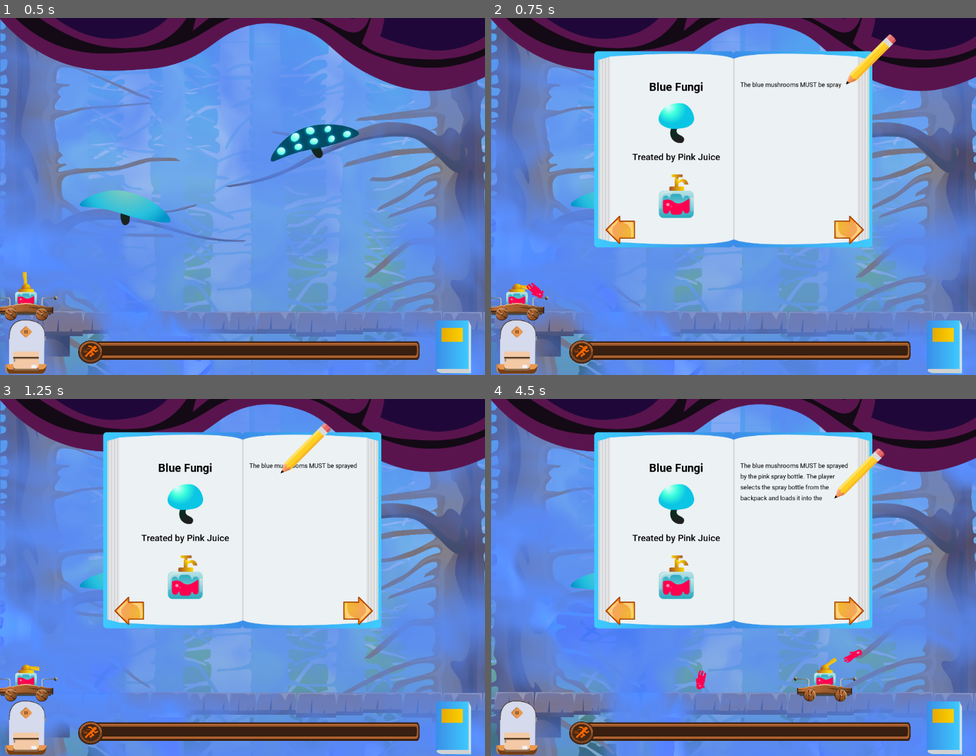
Above: before the commit, frames 1-4 (two rows, left to right).
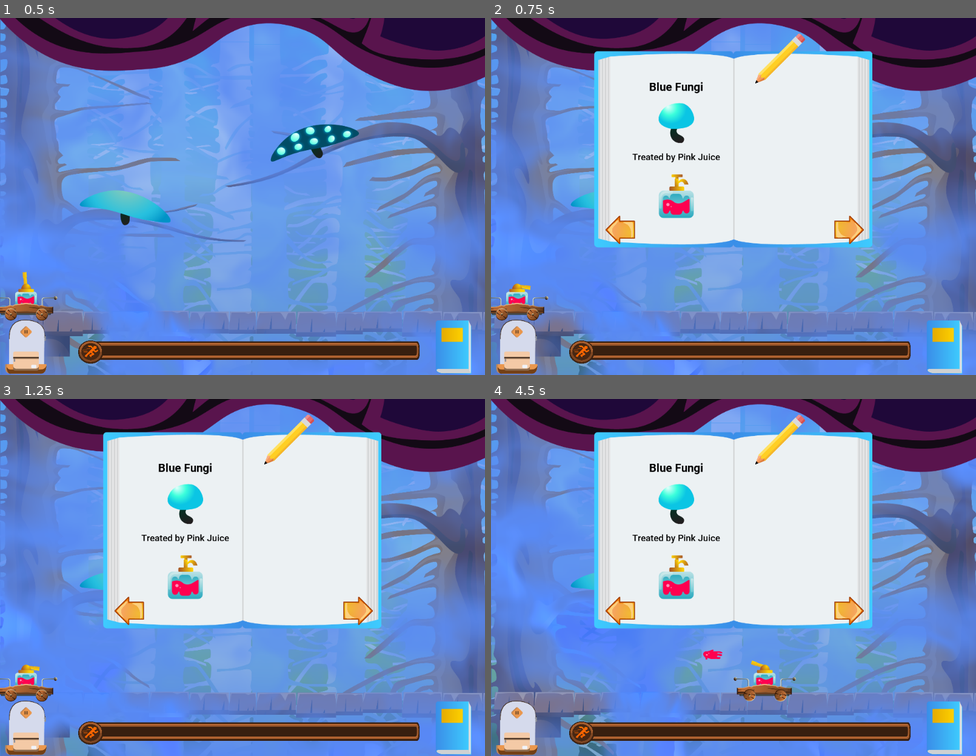
Above: after the commit, the same moments.

Repository: kleimaj/gaming-club-dev
Game: Godot game, scene res://Scenes/Game.tscn
Two runs of this game, one before a commit and one after it. Both use one fixed random seed, a clock stepped at 60 frames per second and the inputs below.
Inputs (mouse positions are in pixels of both pictures, inside the frame that each line leads up to):
- Up to frame 1 (0.5 s): no input
- Up to frame 2 (0.75 s): click (942, 346) at 0.5 s
- Up to frame 3 (1.25 s): no input
- Up to frame 4 (4.5 s): tap Enter (ui_accept) at 1.25, 1.52, 2.27, 3.77 s; move the mouse to (840, 559) at 1.27 s; hold D (forward) 1.28-2.03 s; click (840, 559) at 1.35 s; move the mouse to (636, 595) at 2.02 s; hold A (back) 2.03-2.78 s; click (636, 595) at 2.1 s; move the mouse to (782, 498) at 2.77 s; hold D (forward) 2.78-4.28 s; click (782, 498) at 2.85 s; move the mouse to (709, 648) at 3.52 s; click (709, 648) at 3.6 s; move the mouse to (879, 631) at 4.27 s; hold A (back) from 4.28 s (still down); click (879, 631) at 4.35 s

Frame 1 is identical in both runs. In frame 2, 0.9% of the frame differs, in the area x 7-84%, y 4-79%; in frame 3, 0.8%; in frame 4, 2.8%, in the area x 42-82%, y 4-85%.

Commit message:
pauses game, stops projectile shooting on UI controls

Diff:
--- a/Scenes/Cutscene/Book.tscn
+++ b/Scenes/Cutscene/Book.tscn
@@ -216,10 +216,10 @@
 texture_normal = ExtResource( 3 )
 
 [node name="Path2D" type="Path2D" parent="BookTexture"]
-curve = SubResource( 6 )
+curve = SubResource( 5 )
 
 [node name="PathFollow2D" type="PathFollow2D" parent="BookTexture/Path2D"]
-position = Vector2( 560.142, 116.481 )
+position = Vector2( 560.143, 116.481 )
 rotation = 0.00520463
 offset = 47.1632
 rotate = false
--- a/Scenes/Interface/HUD.tscn
+++ b/Scenes/Interface/HUD.tscn
@@ -7,6 +7,7 @@
 [ext_resource path="res://Scenes/Cutscene/Book.tscn" type="PackedScene" id=5]
 
 [node name="HUD" type="Control"]
+pause_mode = 2
 anchor_right = 1.0
 anchor_bottom = 1.0
 script = ExtResource( 3 )
--- a/Scripts/Book.gd
+++ b/Scripts/Book.gd
@@ -34,8 +34,10 @@
 
 func _ready():
 	set_process(true)
+	showPage(page_idx)
+
+func play_animation():
 	$BookTexture/HBoxContainer/RightContainer/AnimationPlayer.play("ShowDescription")
-	showPage(page_idx)
 
 func _process(delta):
 #	follow.set_offset(follow.get_offset() + speed * delta)
--- a/Scripts/HUD.gd
+++ b/Scripts/HUD.gd
@@ -26,6 +26,8 @@
 	if bookIsOpen:
 		$CanvasLayer/Book.hide()
 		bookIsOpen = false
+		get_tree().paused = false
 	else:
 		$CanvasLayer/Book.show()
 		bookIsOpen = true
+		get_tree().paused = true
--- a/Scripts/Tank.gd
+++ b/Scripts/Tank.gd
@@ -50,8 +50,9 @@
 		update_trajectory(delta)
 	if Input.is_action_just_released("click"):
 		changemuzzle = false
-		shoot()
-		bulletSpeed = 100
+		if get_global_mouse_position().y < 600:
+			shoot()
+			bulletSpeed = 100
 #func control(delta):
 #	$Muzzle.look_at(get_global_mouse_position())
 #	velocity = Vector2()
Not shown: 6 places in Scenes/Cutscene/Book.tscn that only renumber resources
